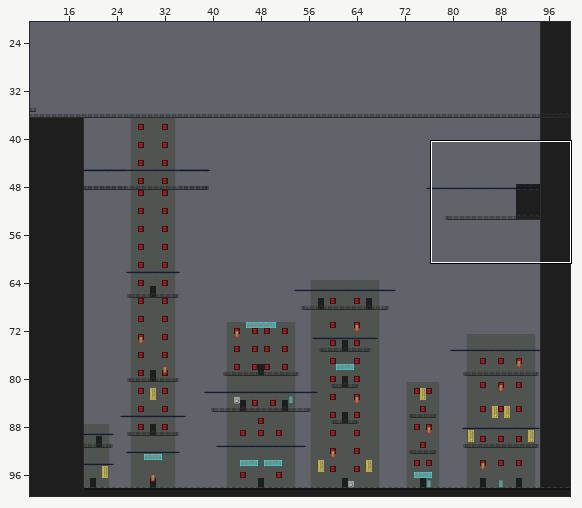
Level history. Tiled map: Assets/Maps/market.tmx. Above, an overview of the earlier version with the close-up marked.
Close-up. Before:
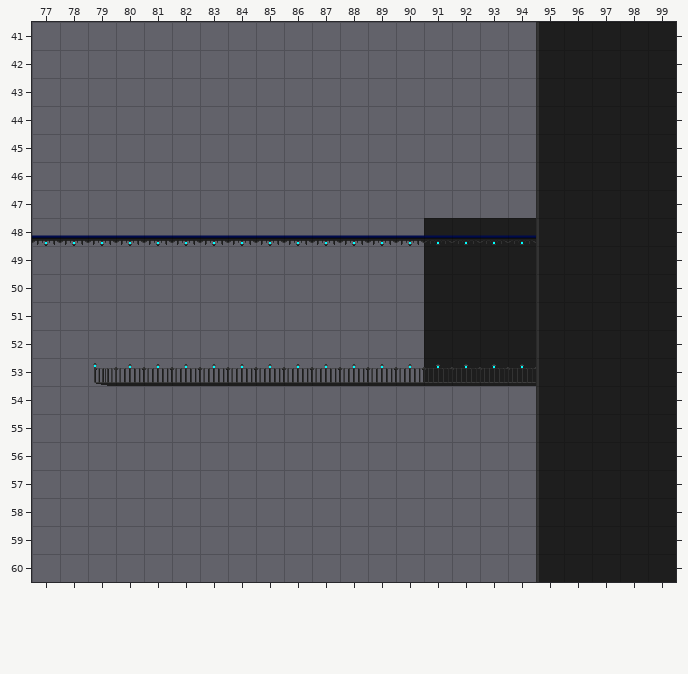
Cells are 32x32 px. Shown: x 77..99, y 41..60. The commit also changed other parts of the map, which this record leaves out.
And afterwards:
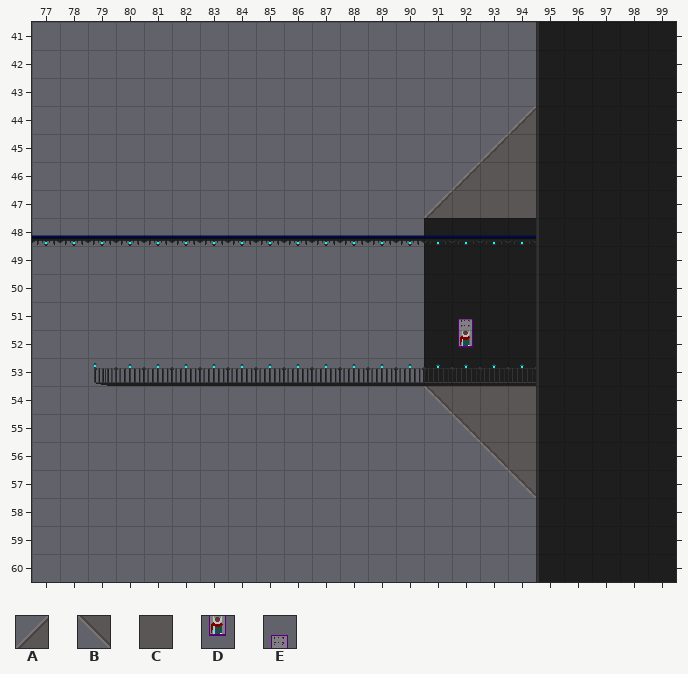
Key: from "sunset": A 30 "slope", B 36 "downLeftSlope", C 39 "concreteBase", D 79 "badManBottom", E 80 "badManTop".
_ is an empty cell, . an unchanged one.
Change:
--- layer "Tile Layer 1"
@@ x 91..94 @@
-44 ..._
-45 ..__
-46 .___
-47 ____
+44 ...A
+45 ..AC
+46 .ACC
+47 ACCC
@@ x 92..92 @@
-51 _
-52 _
+51 E
+52 D
@@ x 91..94 @@
-54 ____
-55 .___
-56 ..__
-57 ..._
+54 BCCC
+55 .BCC
+56 ..BC
+57 ...B
